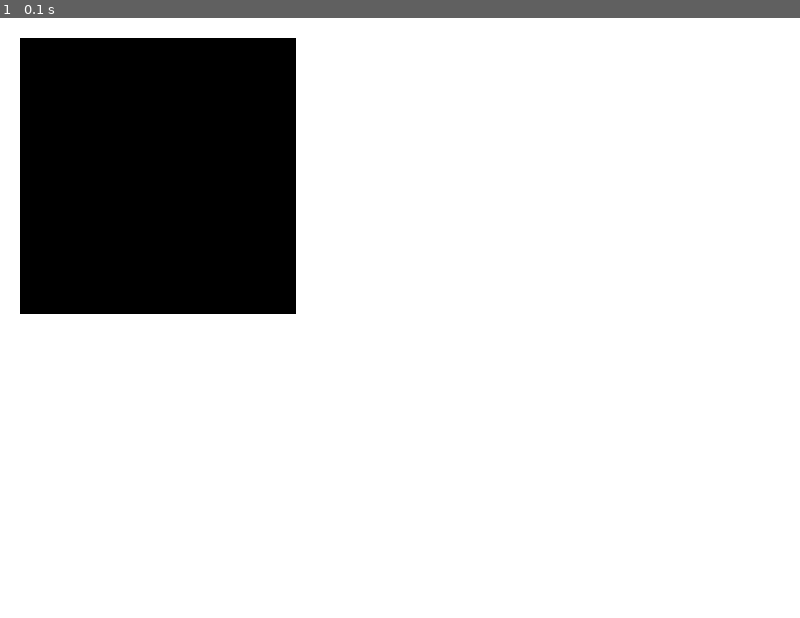
Above: before the commit, frame 1.
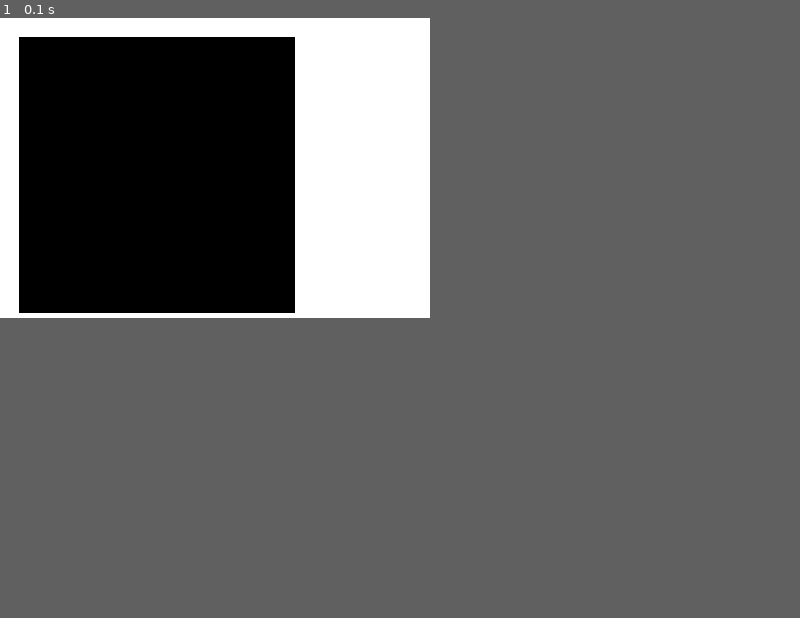
Above: after the commit, the same moment.

Repository: winkleink/pygame_test_gamepad
Game: pygame game, started from pygame_test_gamepad.py
The game is run twice, just before and just after one commit, with the same random seed, the same clock (stepped at 60 frames per second) and the same inputs. The source is Python 2; it was converted automatically to run under Python 3.
Inputs:
- Up to frame 1 (0.1 s): no input
In our replay, the window is 800x600 before the commit and 430x300 after it. These sizes can differ from the game's own. Grey fills any space a smaller window leaves; there, only what the larger window draws over its background counts as a difference.

The runs differ from the first frame. In frame 1, 0.2% of the frame differs, in the area x 2-37%, y 3-50%.

Commit message:
Update pygame_test_gamepad.py

Diff:
--- a/pygame_test_gamepad.py
+++ b/pygame_test_gamepad.py
@@ -9,27 +9,22 @@
 white = [255,255,255]
 red = [255, 0, 0]
 
-# set the delay between steps
-stepDelay = 0.002
-
 #os.environ["SDL_VIDEODRIVER"] = "dummy"
 pygame.init()
 
 # Set the height and width of the screen
-size=[800,600]
+size=[430,300]
 screen=pygame.display.set_mode(size)
 # Fill the screen White
 screen.fill(white)
 # Put something in the application Bar
 pygame.display.set_caption("Testing key presses")
 
-pygame.draw.rect(screen,black,(20,20,276,276),0)
+pygame.draw.rect(screen,black,(19,19,276,276),0)
 
 pygame.display.flip()
 
 pygame.joystick.init() # main joystick device system
-
-deadZone = 0.6 # make a wide deadzone
 
 done = True
 
